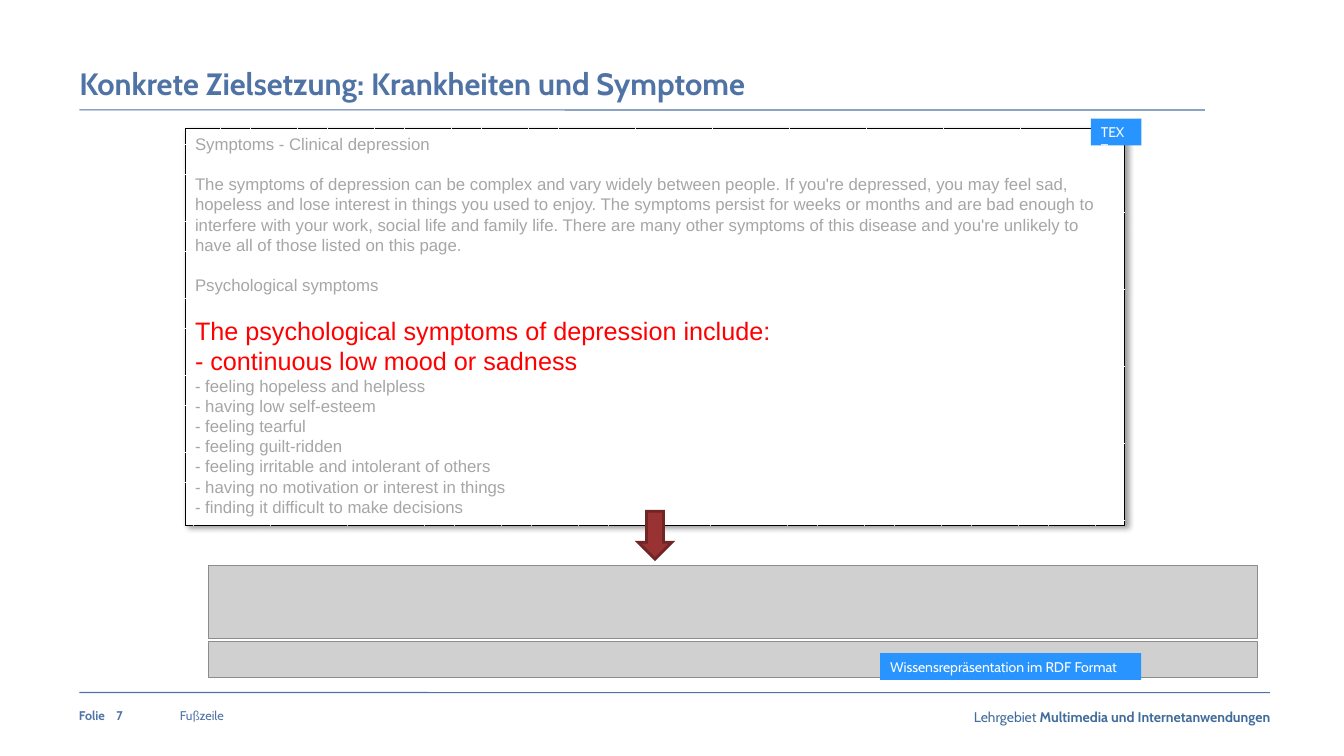
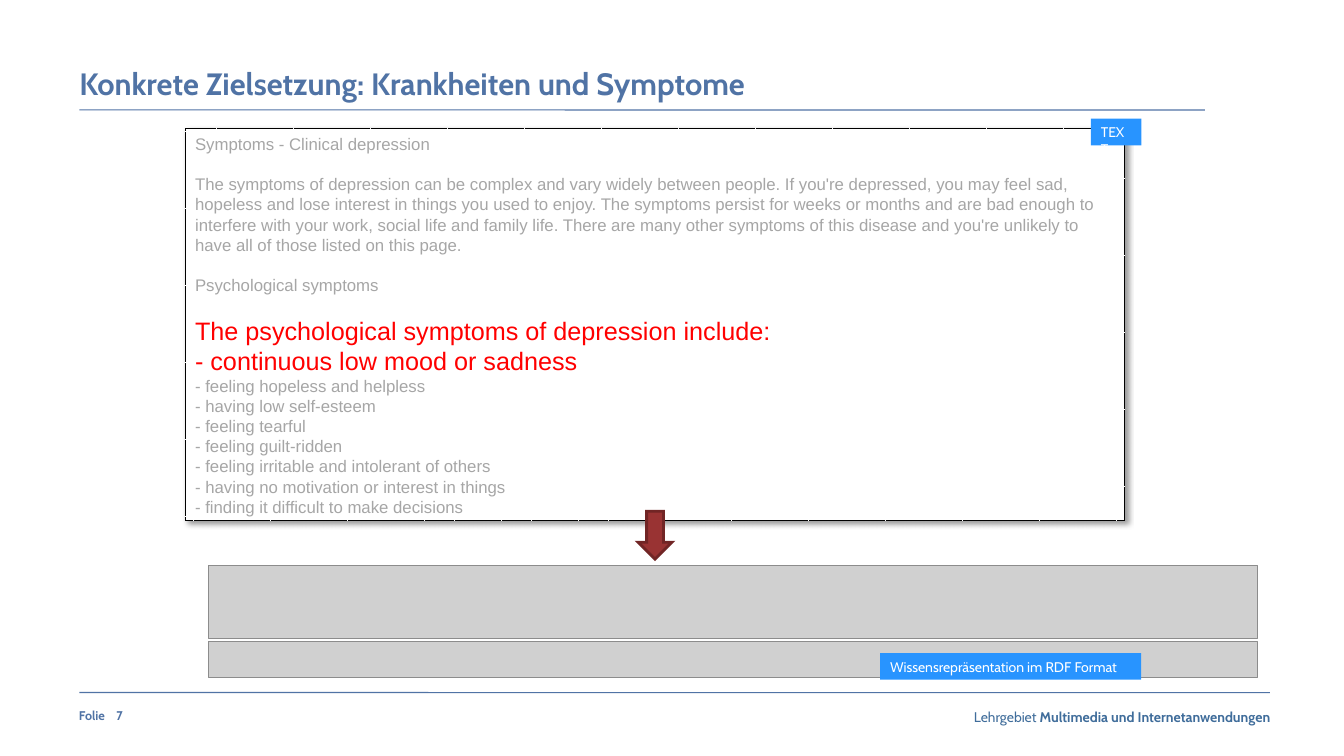
Before and after one commit to claraja/NLP_63458_WS22, a slide deck: slide 7 of Praesentation/Praesentation_Fachpraktikum_MedExtractor_Gruppe5.pptx. Drawn at 1344x756 pixels with LibreOffice and Linux fonts; fonts in the diff are those of the drawing; grey boxes stand for pictures; background and template pictures are left out. Boxes give left, top, right and bottom in pixels: in the first picture for what was removed or moved away, otherwise in the second. Text is boxed around its words. In the diff, an @@ line names an element or a change of style, - is before the commit and + after.

```diff
--- a/Praesentation/Praesentation_Fachpraktikum_MedExtractor_Gruppe5.pptx
+++ b/Praesentation/Praesentation_Fachpraktikum_MedExtractor_Gruppe5.pptx
@@ rectangle "Symptoms - Clinical depression": place and size @@
-rectangle "Symptoms - Clinical depression" at [186,129,1125,526]
+rectangle "Symptoms - Clinical depression" at [186,129,1125,521]
@@ text removed at [180,710,224,722] @@
-Fußzeile
```
Also in this commit, not shown: 23 other slides changed, 1 slide added, 1 slide removed.
